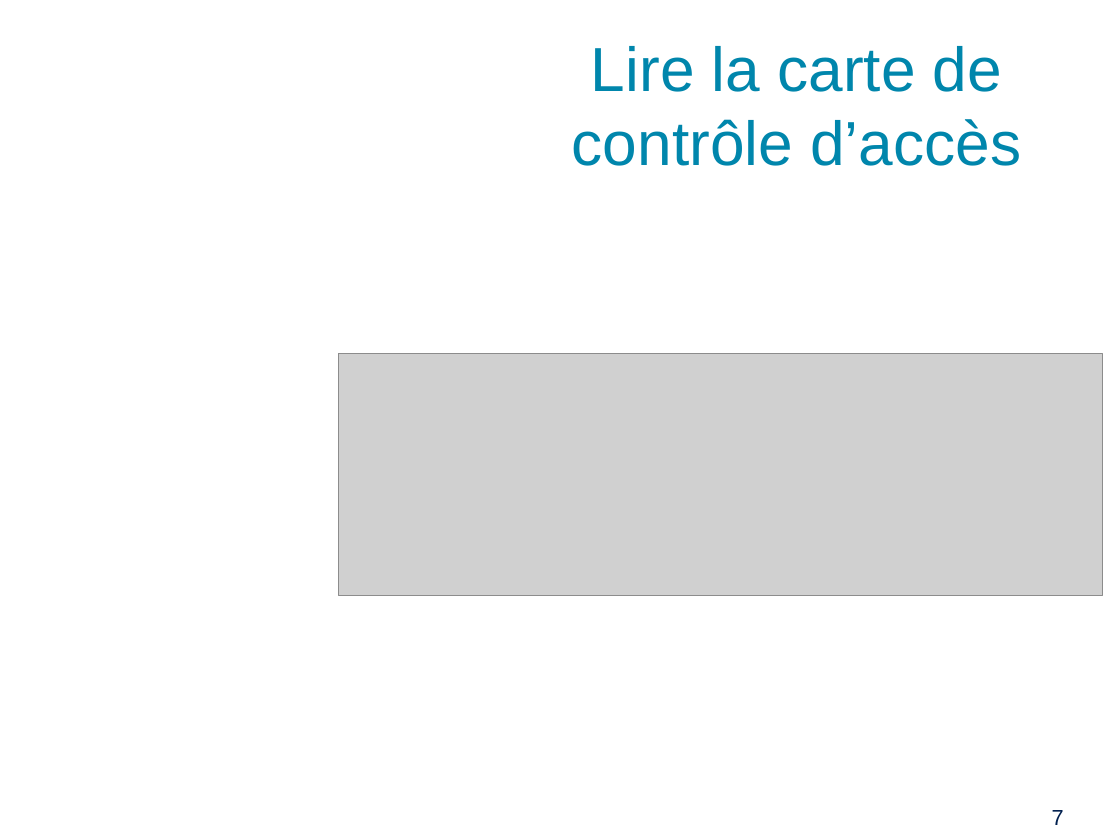
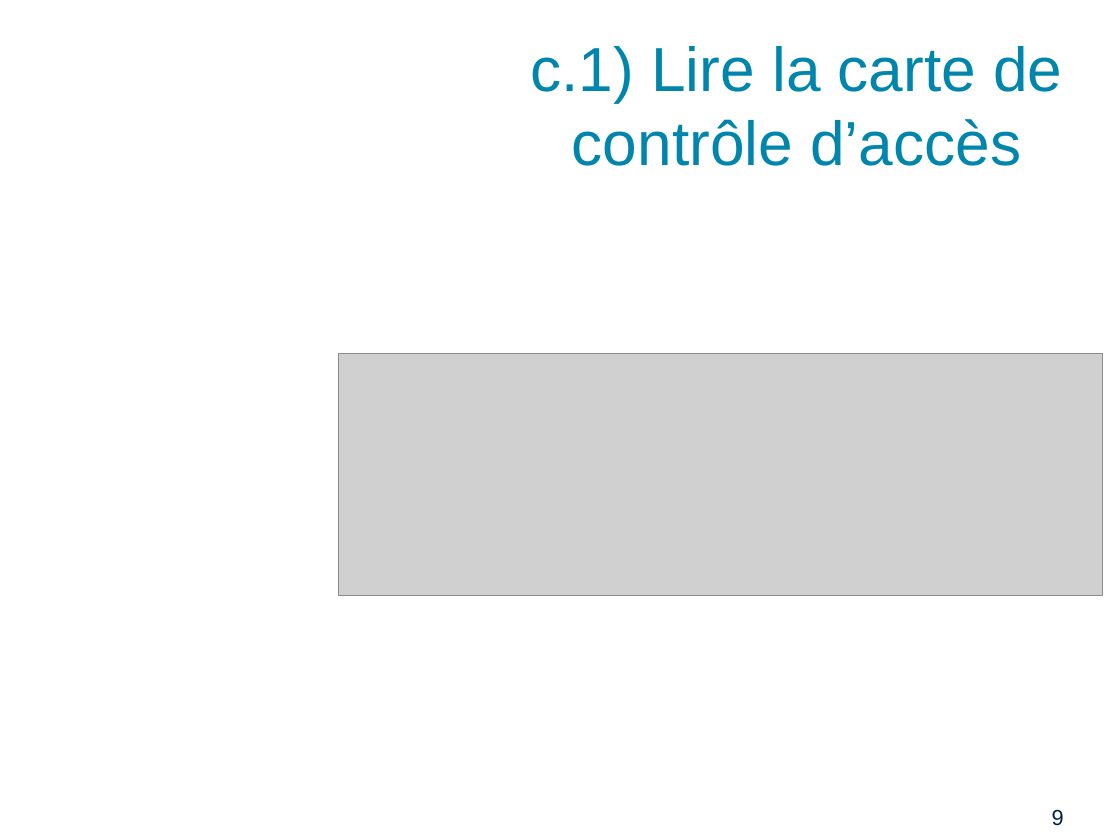
Before and after one commit to PinaudLucas/Projet, a slide deck: slide 9 of Lucas/Revue_1.odp (slide 7 before the commit). Drawn at 1120x840 pixels with LibreOffice and Linux fonts; fonts in the diff are those of the drawing; grey boxes stand for pictures; background and template pictures are left out. Boxes give left, top, right and bottom in pixels: in the first picture for what was removed or moved away, otherwise in the second. Text is boxed around its words. In the diff, an @@ line names an element or a change of style, - is before the commit and + after.

```diff
--- a/Lucas/Revue_1.odp
+++ b/Lucas/Revue_1.odp
@@ title at [531, 46, 1062, 166]: text changed @@
-Lire la carte de contrôle d’accès
+c.1) Lire la carte de contrôle d’accès
@@ page number at [1052, 809, 1064, 826]: text changed @@
-7
+9
```
Also in this commit, not shown: 6 other slides changed, 6 slides added, 2 other files.
